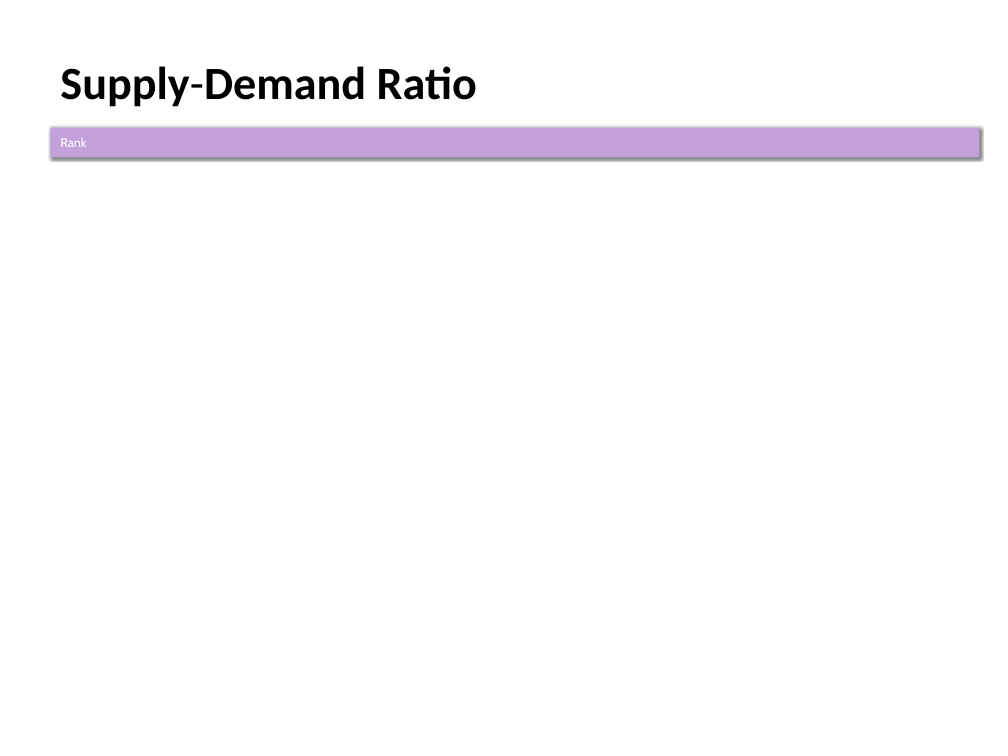
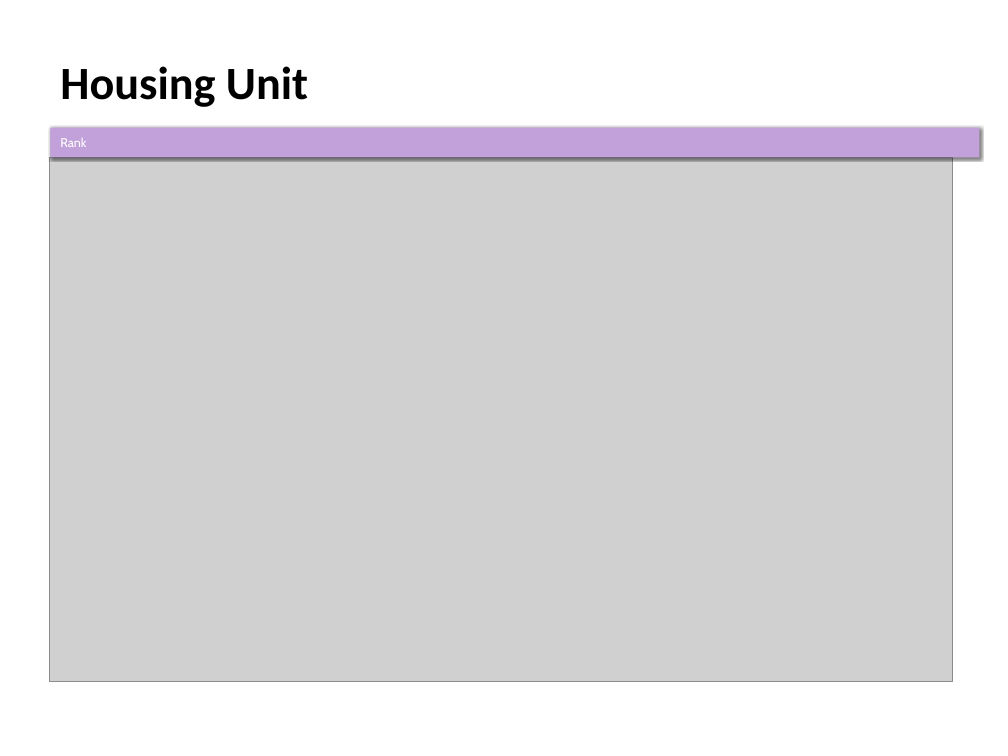
Before and after one commit to lizhihao1212/Final-Project, a slide deck: slide 13 of revised ppt.pptx. Drawn at 1008x756 pixels with LibreOffice and Linux fonts; fonts in the diff are those of the drawing; grey boxes stand for pictures; background and template pictures are left out. Boxes give left, top, right and bottom in pixels: in the first picture for what was removed or moved away, otherwise in the second. Text is boxed around its words. In the diff, an @@ line names an element or a change of style, - is before the commit and + after.

Commit message:
Change PPT

```diff
--- a/revised ppt.pptx
+++ b/revised ppt.pptx
@@ title at (60,66,308,107): text changed @@
-Supply-Demand Ratio
+Housing Unit
@@ picture added at (49,157,953,681) @@
```
